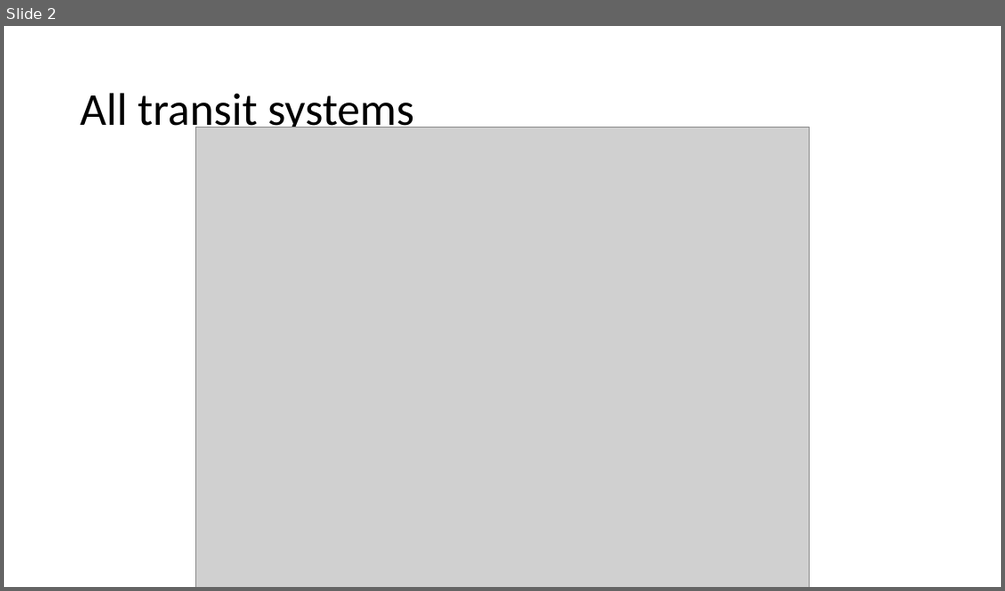
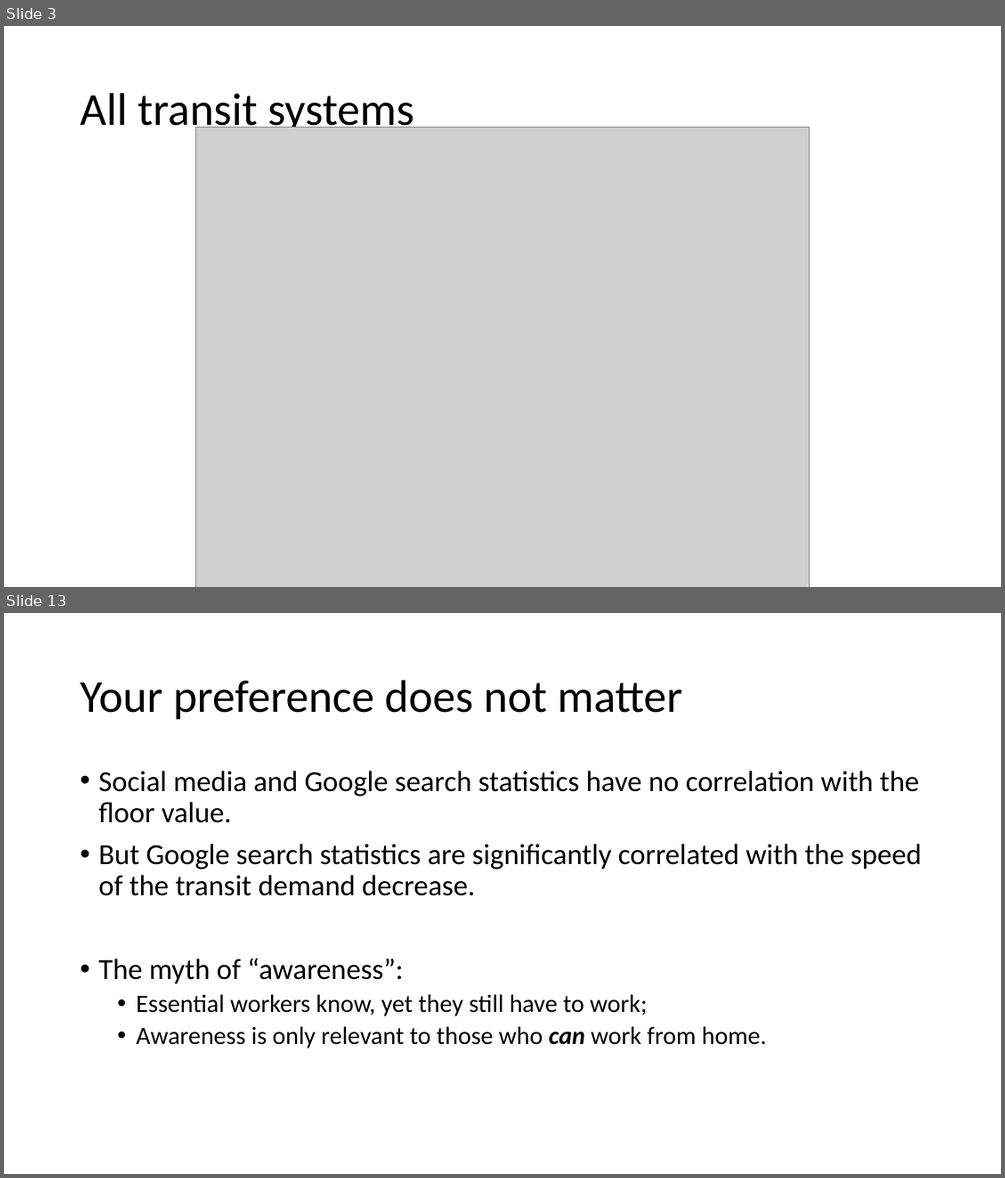
Before and after one commit to luyuliu/COVID-Transit-Demand, a slide deck: doc/pre_results.pptx. Shown one above the other, each under a label of ours: slide 2 before the commit, slides 3 and 13 after it; the slides between them are not shown. The pictures are 1005x591 and 1005x1178 pixels, drawn with LibreOffice and Linux fonts; fonts in the diff are those of the drawing; grey boxes stand for pictures. Boxes give left, top, right and bottom in pixels: in the first picture for what was removed or moved away, otherwise in the second. Text is boxed around its words. In the diff, an @@ line names an element or a change of style, - is before the commit and + after.

```diff
--- a/doc/pre_results.pptx
+++ b/doc/pre_results.pptx
@@ slide 13 added at (4,613,1001,1174), background #FFFFFF @@
@@ title added at (80,680,682,720), 44 pt, text #000000 @@
+Your preference does not matter
@@ text added at (98,771,921,1048), 28 pt, text #000000 @@
+• Social media and Google search statistics have no correlation with the floor value.
+• But Google search statistics are significantly correlated with the speed of the transit demand decrease.
+• The myth of “awareness”:
+  • Essential workers know, yet they still have to work;
+  • Awareness is only relevant to those who can work from home.
@@ what was slide 2 is now slide 3 @@
```
Also in this commit, not shown: 5 slides changed, 10 other slides added, 7 slides removed, 1 other file.
